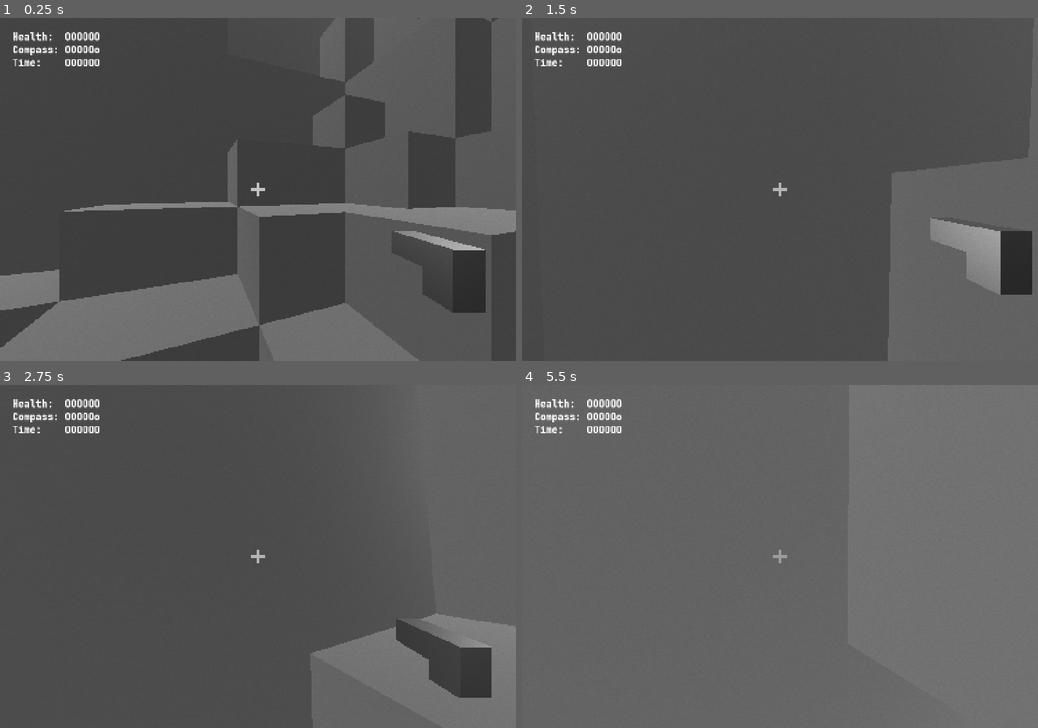
Above: before the commit, frames 1-4 (two rows, left to right).
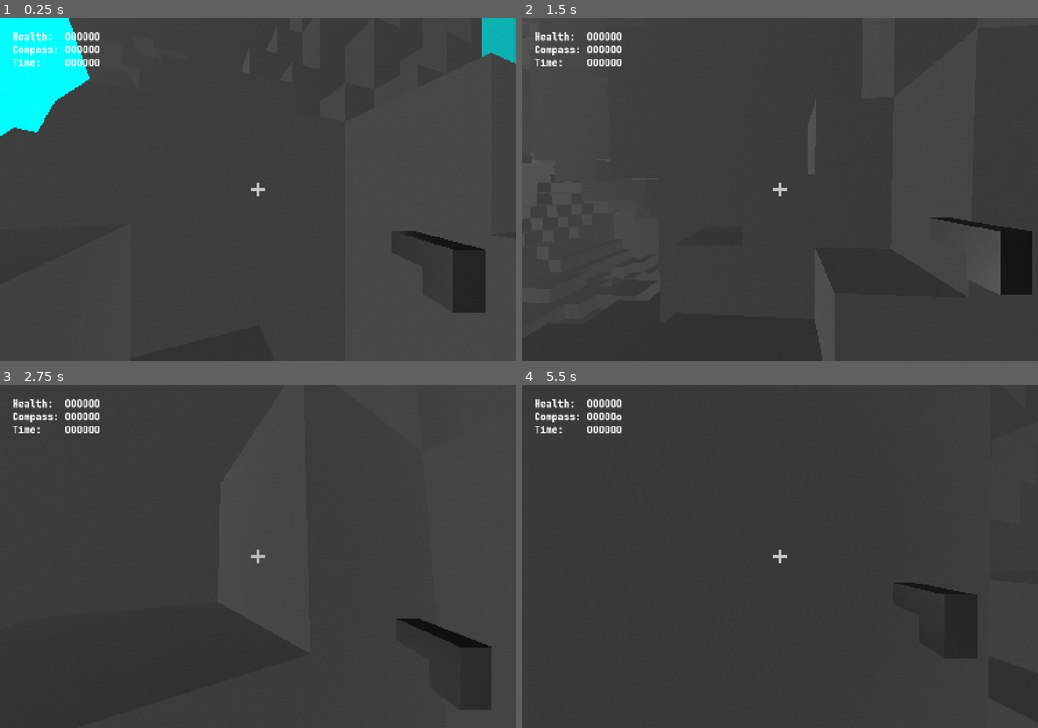
Above: after the commit, the same moments.

Repository: RoquefortCheese/AOU
Game: Godot game, scene res://main.tscn
Same seed, same stepped clock (60 frames per second), same inputs: the game is played once before the commit and once after it. The engine's default icon, where the game draws it, is replaced by a stand-in: a white triangle on a blue panel in a dark square.
Inputs (mouse positions are in pixels of both pictures, inside the frame that each line leads up to):
- Up to frame 1 (0.25 s): no input
- Up to frame 2 (1.5 s): tap Enter at 0.5 s; move the mouse to (805, 189) at 0.52 s; hold Up (forward) from 0.53 s (still down); click (805, 189) at 0.6 s; tap Space (jump) at 0.77 s; move the mouse to (754, 189) at 1.27 s; right-click (754, 189) at 1.35 s
- Up to frame 3 (2.75 s): keep holding Up (forward); tap Space (jump) at 1.52 s; move the mouse to (268, 549) at 2.02 s; tap Alt at 2.1 s
- Up to frame 4 (5.5 s): keep holding Up (forward); move the mouse to (774, 563) at 2.77 s; tap Shift at 2.85 s; tap Space (jump) at 3.02, 3.77, 4.52 s; move the mouse to (816, 559) at 3.52 s; click (816, 559) at 3.6 s; move the mouse to (738, 553) at 4.27 s; right-click (738, 553) at 4.35 s; move the mouse to (785, 556) at 5.02 s; tap Alt at 5.1 s

The runs differ from the first frame. In frame 1, 26% of the frame differs, in the area x 0-100%, y 0-100%; in frame 2, 21%; in frame 3, 34%; in frame 4, 100%.

Commit message:
even more fun restructuring and a tentative system for increasing difficulty

Diff:
--- a/anomaly.gd
+++ b/anomaly.gd
@@ -4,18 +4,20 @@
 @export var freqs: Dictionary[Color, int]
 const floatconst = 4
 const wobbleconst = 4
-const followconst = 2.5
+const followconst = 3
 const repelconst = 6
 const fallconst = -12
 const heightfriction = -4
 const flatfriction = -1
-const followradius = 20
+const noticeradius = 20
+const followradius = 40
 const committhresh = 0.25
 const steppingconst = 1
 const knockbackconst = 2
 @export var boxmesh: BoxMesh
 
 var alive: bool
+var following: bool
 var boxes: Array[MeshInstance3D]
 var spinvels: Dictionary[MeshInstance3D, Vector3]
 var acceleration: Vector3
@@ -25,6 +27,7 @@
 func create(color: Color):
 	self.alive = true
 	self.color = color
+	following = false
 	$AudioStreamPlayer3D.pitch_scale = 2 ** (freqs[color] / 12.)
 	offset = randf() * TAU
 	for i in 3:
@@ -61,15 +64,15 @@
 	for x in [-0.4, 0.4]:
 		for z in [-0.4, 0.4]:
 			var voxel = floor(position + Vector3(x, 1, z))
-			if voxel in Global.chamber.groundmap:
-				var ground = Global.chamber.groundmap[voxel]
+			if not Global.chamber.issolid(voxel):
+				var ground = Global.chamber.ground(voxel)
 				grounddist = min(grounddist, position.y - ground.y)
 	var path = Global.flatten(acceleration)
 	if path.length() >= steppingconst:
 		var nextpath = floor(position + path.normalized() * 0.8)
-		if nextpath in Global.chamber.groundmap:
-			nextpath = Global.chamber.groundmap[nextpath]
-		while nextpath not in Global.chamber.groundmap and nextpath in Global.chamber.voxmap:
+		if not Global.chamber.issolid(nextpath):
+			nextpath = Global.chamber.ground(nextpath)
+		while Global.chamber.issolid(nextpath) and nextpath in Global.chamber.voxmap:
 			nextpath.y += 1
 		if nextpath in Global.chamber.voxmap:
 			grounddist = min(grounddist, position.y - nextpath.y)
@@ -79,7 +82,12 @@
 
 func follow():
 	var diff = Global.player.position - position
-	if diff.length() <= followradius:
+	var distance = diff.length()
+	if not following and distance <= noticeradius:
+		following = true
+	if following and distance > followradius:
+		following = false
+	if following:
 		acceleration += Global.flatten(diff).normalized() * followconst
 
 func spaceout():
--- a/chamber.gd
+++ b/chamber.gd
@@ -18,7 +18,6 @@
 var dice: RandomNumberGenerator
 var voxmap: Dictionary[Vector3, Global.Vox]
 var air: Dictionary[Vector3, bool]  # once again no sets {._.}
-var groundmap: Dictionary[Vector3, Vector3]
 var noise: FastNoiseLite
 var surfacetools: Dictionary[Global.Vox, SurfaceTool]
 var entities: Array[PhysicsBody3D]
@@ -45,15 +44,31 @@
 func randomair():
 	return dicechoose(air.keys())
 
+func issolid(point: Vector3):
+	return point not in voxmap or Global.meshtypes[voxmap[point]] == Global.MeshType.CUBE
+
+func isair(point: Vector3):
+	return point in voxmap and Global.meshtypes[voxmap[point]] == Global.MeshType.AIR
+
+func ground(point: Vector3):
+	if issolid(point):
+		return null
+	while true:
+		var stepdown = point + Vector3.DOWN
+		if issolid(stepdown):
+			return point
+		point = stepdown
+
 func spawnpoint():
 	while true:
-		var point = groundmap[randomair()] + Vector3(0.5, 0, 0.5)
+		var point = ground(randomair()) + Vector3(0.5, 0, 0.5)
 		var distanced = true
 		for entity in entities:
 			if Global.dist(point, entity.position) < (16 if entity == Global.player else 4):
 				distanced = false
 		if distanced:
 			return point
+
 
 func approxsidelen():
 	return len(air) ** (1 / 3.)
@@ -83,12 +98,13 @@
 func terragen():
 	metaterragen()
 	actualterragen()
-	if len(air) == 0:
+	if len(air) < 64:
 		terragen()
 		return
+	fillsmallgaps()
 
 func metaterragen():
-	size = floor(2 ** dice.randf_range(5.5, 7.5)) ###
+	size = 128 #floor(2 ** dice.randf_range(5.5, 7)) ###
 	noise = FastNoiseLite.new()
 	noise.seed = dice.randi()
 	noise.noise_type = FastNoiseLite.TYPE_SIMPLEX
@@ -116,7 +132,7 @@
 		for point in frontier:
 			for disp in cardinals:
 				var npoint = point + disp
-				if npoint not in flood and Global.meshtypes[voxmap[npoint]] != Global.MeshType.CUBE:
+				if npoint not in flood and not issolid(npoint):
 					flood[npoint] = true
 					newfrontier.append(npoint)
 		frontier = newfrontier
@@ -131,25 +147,10 @@
 		setvox(point, Global.Vox.STONE)
 	return len(air) >= size ** 3 * 2 ** -4.
 
-func calculatestuff():
-	for x in size:
-		for z in size:
-			var ground = null
-			for y in size:
-				var point = Vector3(x, y, z)
-				if Global.meshtypes[voxmap[point]] != Global.MeshType.CUBE:
-					if ground == null:
-						ground = point
-					groundmap[point] = ground
-				else:
-					ground = null
-
 func placefeatures():
 	placelights()
-	calculatestuff()
 	placedoor()
 	featureterrain()
-	fillsmallgaps()
 
 func featureterrain():
 	for feature in Global.player.features:
@@ -175,7 +176,7 @@
 			for dir in Global.pm:
 				var disp = Vector3.ZERO
 				disp[axis] += dir
-				if Global.meshtypes[voxmap[point + disp]] == Global.MeshType.CUBE:
+				if issolid(point + disp):
 					hidden = true
 			if not hidden:
 				isnook = false
@@ -213,7 +214,7 @@
 			var streak = 0
 			for y in size + 1:
 				var point = Vector3(x, y, z)
-				if point in voxmap and Global.meshtypes[voxmap[point]] != Global.MeshType.CUBE:
+				if not issolid(point):
 					streak += 1
 				else:
 					if streak < 3:
@@ -233,13 +234,13 @@
 			for z in size:
 				var point = Vector3(x, y, z)
 				var voxtype = voxmap[point]
-				if Global.meshtypes[voxtype] != Global.MeshType.AIR:
+				var meshtype = Global.meshtypes[voxtype]
+				if meshtype != Global.MeshType.AIR:
 					var st = surfacetools[voxtype]
-					var meshtype = Global.meshtypes[voxtype]
 					if meshtype == Global.MeshType.CUBE:
 						for disp in cardinals:
 							var npoint = point + disp
-							if npoint in voxmap and Global.meshtypes[voxmap[npoint]] != Global.MeshType.CUBE:
+							if not issolid(npoint):
 								st.append_from(face, 0, Transform3D(bases[disp], point + disp / 2. + Vector3.ONE / 2.))
 					if meshtype == Global.MeshType.PLANT:
 						for basis in plantbases:
@@ -256,7 +257,7 @@
 
 func anomalize():
 	Global.player.position = spawnpoint()
-	for i in len(air) * 2 ** -12.5:
+	for i in len(air) * 2 ** (-11 - 3 * 2 ** (Global.chamberindex * -0.1)):
 		var anomaly = anomscene.instantiate()
 		anomaly.create(dicechoose([Color.MAGENTA, Color.BLUE, Color.CYAN]))
 		anomaly.position = spawnpoint() + Vector3.UP
@@ -267,7 +268,7 @@
 func welcomeplayer():
 	Global.player.process_mode = Node.PROCESS_MODE_ALWAYS
 	Input.mouse_mode = Input.MOUSE_MODE_CAPTURED
-	timebudget = approxsidelen() * 2.0
+	timebudget = approxsidelen() * (1 + 2 ** (Global.chamberindex * -0.1))
 	cyclesdone = 0
 
 func _process(delta: float):
--- a/global.gd
+++ b/global.gd
@@ -13,6 +13,7 @@
 var player: CharacterBody3D
 var world: World
 var chamber: Chamber
+var chamberindex: int
 
 const pm = [-1, 1]
 
--- a/pillarvine.gd
+++ b/pillarvine.gd
@@ -12,7 +12,7 @@
 			var streak = []
 			for y in cham.size:
 				var point = Vector3(x, y, z)
-				if Global.meshtypes[cham.voxmap[point]] != Global.MeshType.CUBE and point != cham.doorpos:
+				if not cham.issolid(point) and point != cham.doorpos:
 					streak.append(point)
 				else:
 					if len(streak) >= cham.approxsidelen():
--- a/player.gd
+++ b/player.gd
@@ -91,6 +91,7 @@
 		die()
 
 func die():
+	health = 0 ####
 	print("oh no!!!")
 
 func _input(event: InputEvent):
--- a/world.gd
+++ b/world.gd
@@ -10,15 +10,17 @@
 	loadchamber()
 
 func setglobals():
-	Global.worldseed = 985991134
+	Global.worldseed = randi()
 	print("world seed: " + str(Global.worldseed))
 	Global.world = self
+	Global.chamberindex = 0
 
 func manufacturedice():
 	dice = RandomNumberGenerator.new()
 	dice.seed = Global.worldseed
 
 func loadchamber():
+	print("Chamber #" + str(Global.chamberindex))
 	$AmbientLoadingShader.process_mode = Node.PROCESS_MODE_ALWAYS
 	$AmbientLoadingShader.visible = true
 	$AmbientLoadingShader.material.set_shader_parameter("displacement", randf())
@@ -36,4 +38,5 @@
 	$Player.process_mode = Node.PROCESS_MODE_DISABLED
 	Global.chamber.process_mode = Node.PROCESS_MODE_DISABLED
 	Input.mouse_mode = Input.MOUSE_MODE_VISIBLE
+	Global.chamberindex += 1
 	loadchamber()
